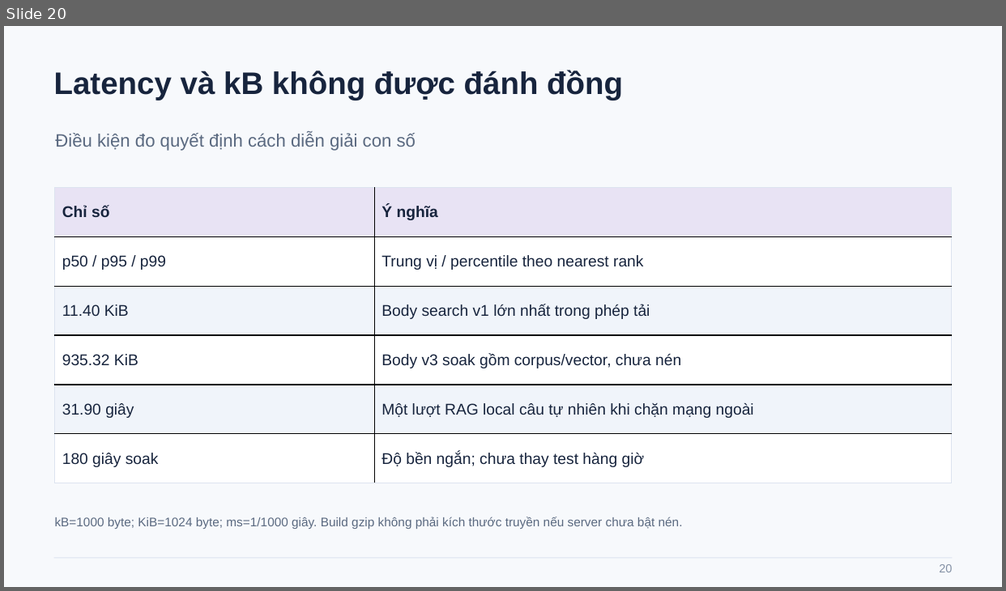
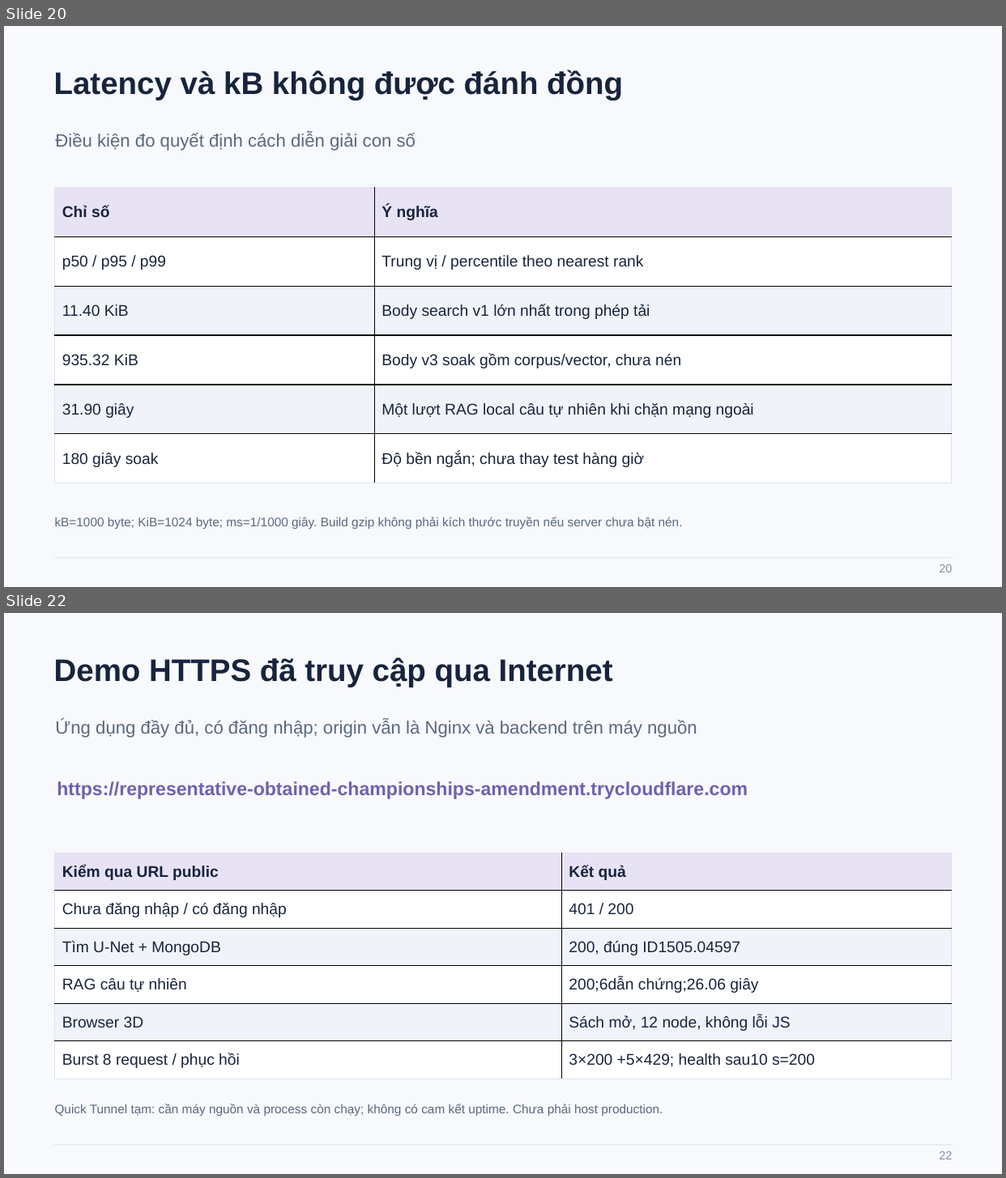
Before and after one commit to twic0501/jsts, a slide deck: docs/presentation/Paper-Magic-Cap-nhat-du-an-0.7.pptx. Shown one above the other, each under a label of ours: slide 20 before the commit, slides 20 and 22 after it; the slides between them are not shown. The pictures are 1006x591 and 1006x1178 pixels, drawn with LibreOffice and Linux fonts; fonts in the diff are those of the drawing. Boxes give left, top, right and bottom in pixels: in the first picture for what was removed or moved away, otherwise in the second. Text is boxed around its words. In the diff, an @@ line names an element or a change of style, - is before the commit and + after.

Commit message:
Verify authenticated public HTTPS demo and add public RAG/load evidence to presentation

```diff
--- a/docs/presentation/Paper-Magic-Cap-nhat-du-an-0.7.pptx
+++ b/docs/presentation/Paper-Magic-Cap-nhat-du-an-0.7.pptx
@@ slide 22 added at bbox=[4, 613, 1002, 1174], background #F7F9FC @@
@@ text added at bbox=[54, 658, 613, 688], 30 pt, text #17243D, bold @@
+Demo HTTPS đã truy cập qua Internet
@@ text added at bbox=[55, 719, 697, 738], 17.2 pt, text #5A6980 @@
+Ứng dụng đầy đủ, có đăng nhập; origin vẫn là Nginx và backend trên máy nguồn
@@ text added at bbox=[57, 781, 748, 799], 18 pt, text #7160B2, bold @@
+https://representative-obtained-championships-amendment.trycloudflare.com
@@ table added at bbox=[55, 854, 952, 1080], 6 rows, 2 columns @@
+Kiểm qua URL public | Kết quả
+Chưa đăng nhập / có đăng nhập | 401 / 200
+Tìm U-Net + MongoDB | 200, đúng ID1505.04597
+RAG câu tự nhiên | 200;6dẫn chứng;26.06 giây
+Browser 3D | Sách mở, 12 node, không lỗi JS
+Burst 8 request / phục hồi | 3×200 +5×429; health sau10 s=200
@@ text added at bbox=[55, 1104, 663, 1116], 12 pt, text #5A6980 @@
+Quick Tunnel tạm: cần máy nguồn và process còn chạy; không có cam kết uptime. Chưa phải host production.
@@ rectangle added at bbox=[54, 1144, 953, 1145], fill #DCE3EF @@
@@ text added at bbox=[939, 1152, 952, 1160], 11.2 pt, text #8390A4 @@
+22
```
Also in this commit, not shown: 7 slides changed, 17 other files.
